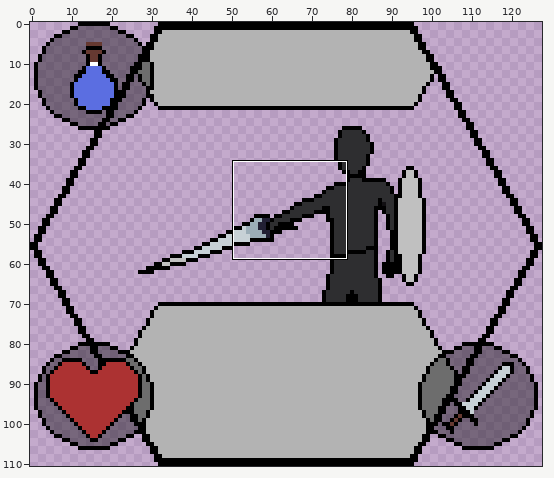
One commit to this pixel-art file: Automata-Battler/Art/Concept:lancer.aseprite. The first picture is a wide view before the edit; the outline marks the close-up.
Close-up. Before the edit:
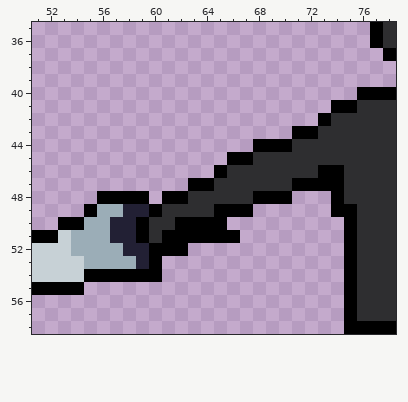
128x111 pixels, 1 frame. Colours within 5 levels of each other are drawn and written as one. Shown: x 51..78, y 35..58.
And afterwards:
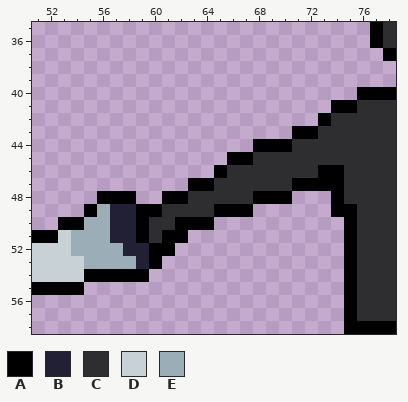
Palette (. is transparent): A #000000  B #222034  C #2e2e30  D #c7d1d6  E #9badb7
Commit message: I literally changed 4 pixels I think
What changed:
Layer "Lance":
y 48: x 59 A -> .
y 49: x 57 E -> B; x 59 B -> A
y 50: x 65 A -> .
y 51: x 63..66 AAAA -> ....
y 52: x 62 A -> .
y 54: x 60 A -> .
Pixel boxes of the changes (left, top, right, bottom) in both close-ups:
changed: (110, 191, 240, 282)
